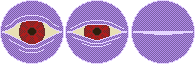
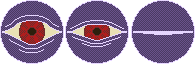
Layer changes from the first 195×64 image to the second:
added layer "Layer 5" above "Layer 3" over [1, 1, 194, 63]
